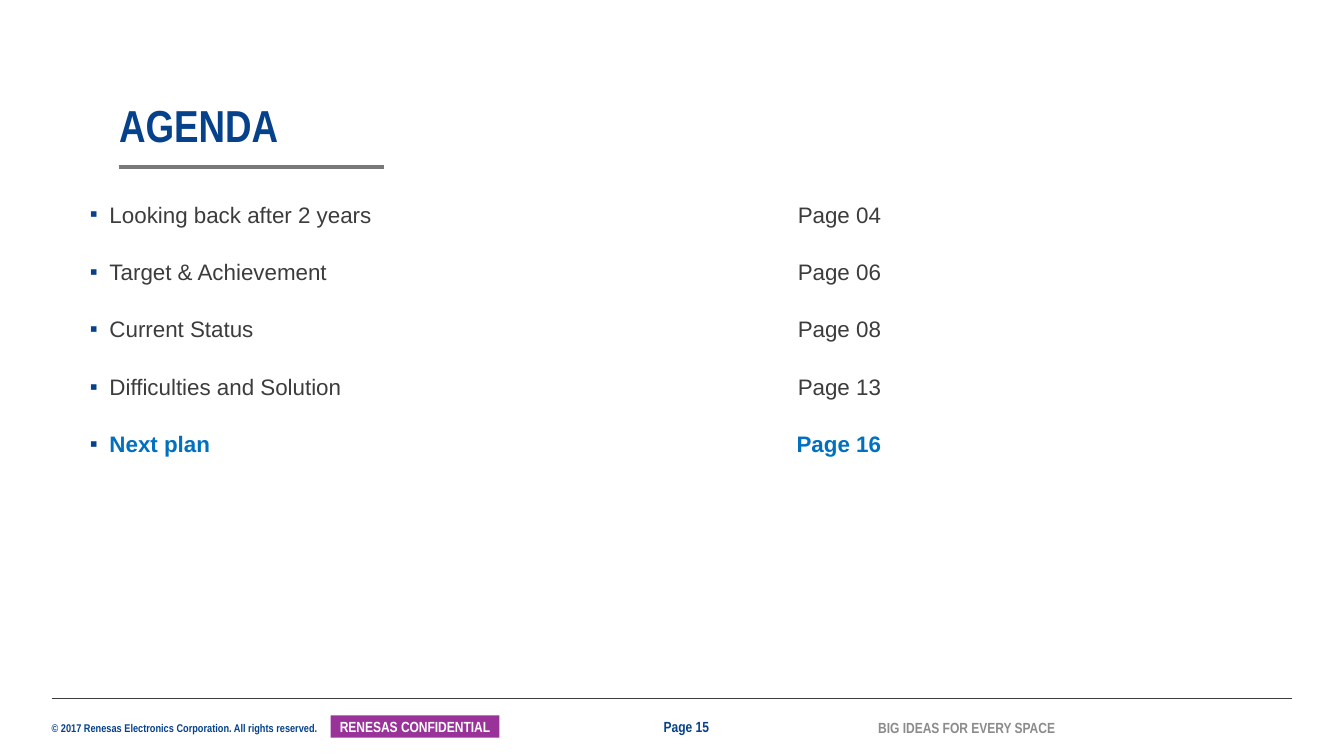
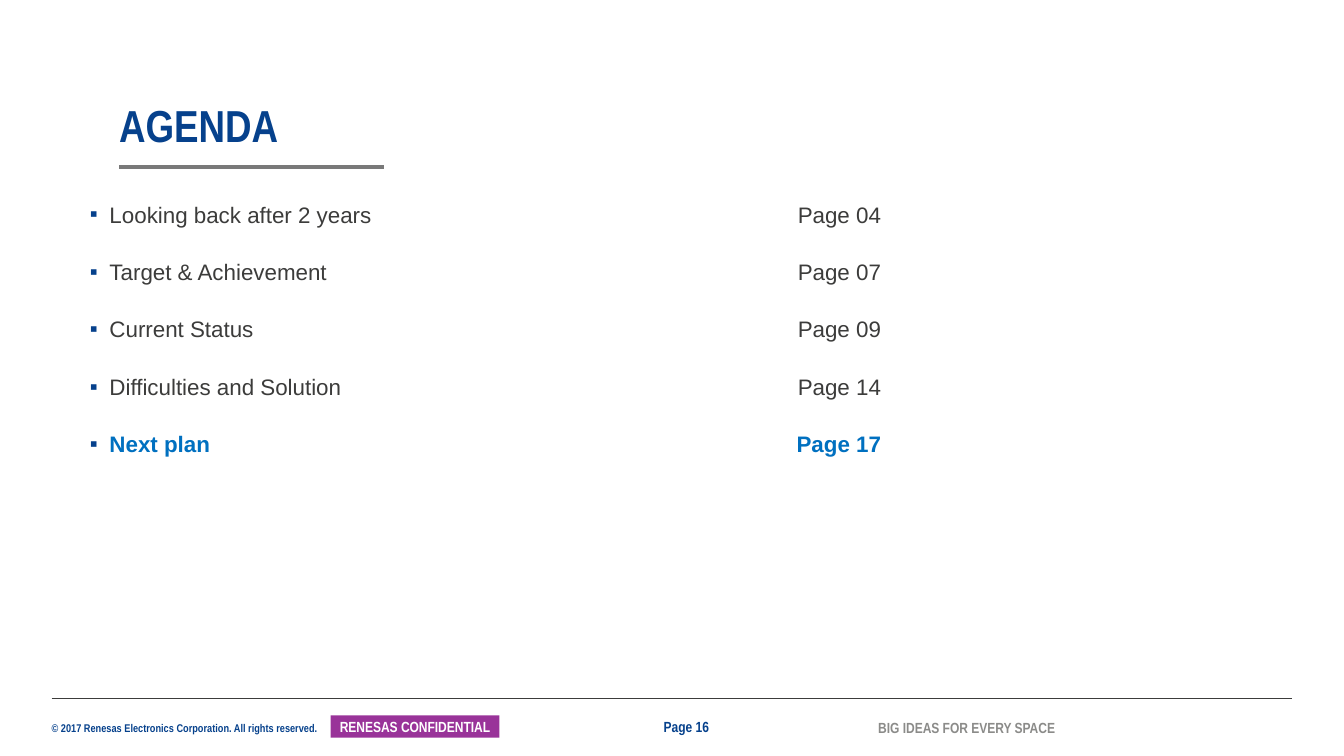
Before and after one commit to tranchikha/myapplication, a slide deck: slide 16 of LAST_TERM/2042_TranChiKha_SS32_MentorMentee_26G.pptx (slide 15 before the commit). Drawn at 1344x756 pixels with LibreOffice and Linux fonts; fonts in the diff are those of the drawing; background and template pictures are left out. Boxes give left, top, right and bottom in pixels: in the first picture for what was removed or moved away, otherwise in the second. Text is boxed around its words. In the diff, an @@ line names an element or a change of style, - is before the commit and + after.

```diff
--- a/LAST_TERM/2042_TranChiKha_SS32_MentorMentee_26G.pptx
+++ b/LAST_TERM/2042_TranChiKha_SS32_MentorMentee_26G.pptx
@@ text at (x1=109, y1=263, x2=881, y2=457): text changed @@
-▪ Target & Achievement Page 06
-▪ Current Status Page 08
-▪ Difficulties and Solution Page 13
-▪ Next plan Page 16
+▪ Target & Achievement Page 07
+▪ Current Status Page 09
+▪ Difficulties and Solution Page 14
+▪ Next plan Page 17
```
Also in this commit, not shown: 11 other slides changed, 1 slide added, 1 other file.
